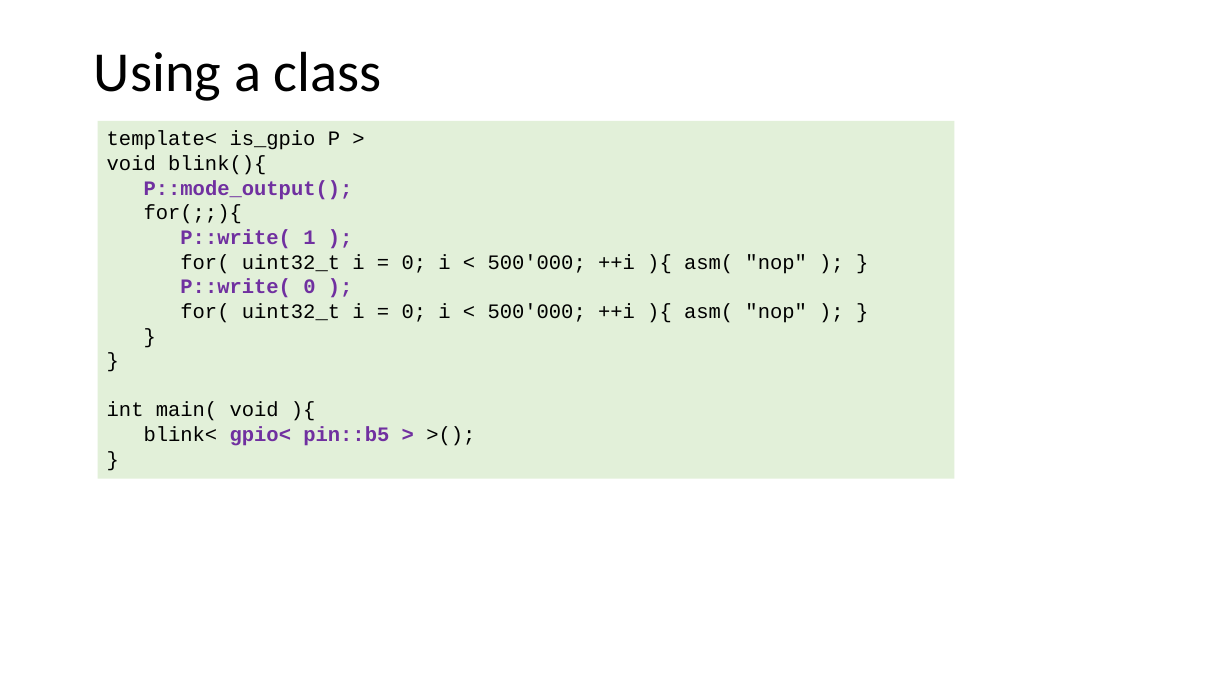
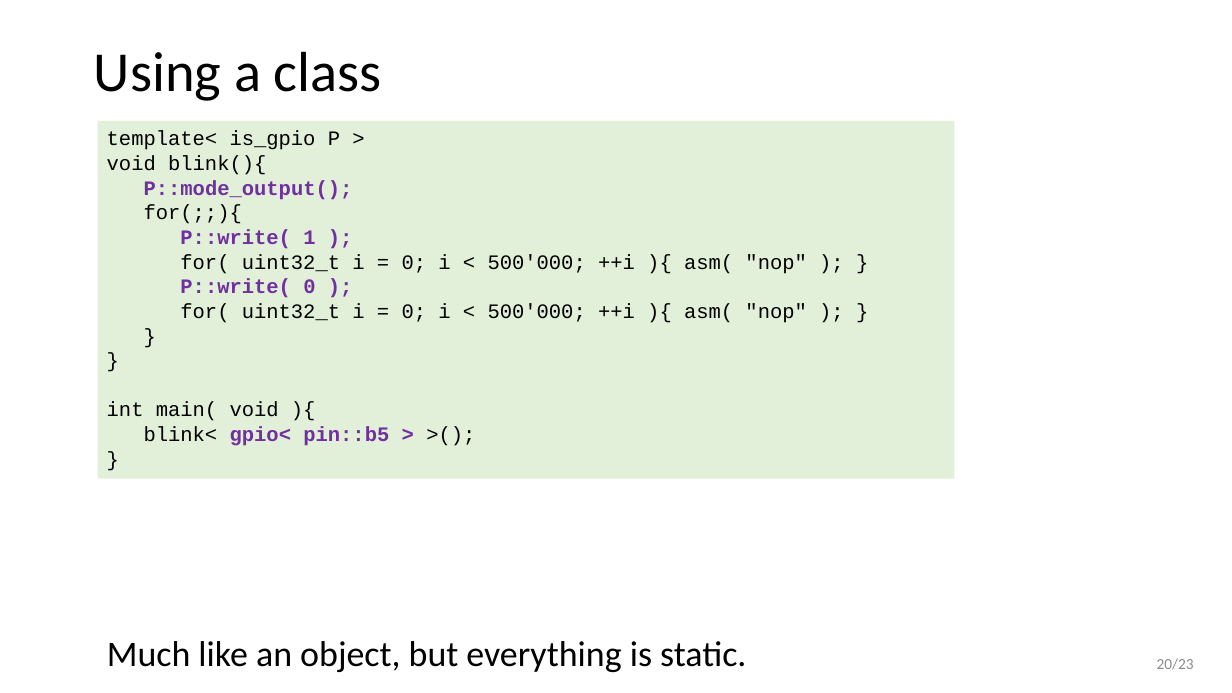
Before and after one commit to wovo/talk-gpio-abstractions, a slide deck: slide 20 of powerpoint/gpio-abstractions.pptx. Drawn at 1232x693 pixels with LibreOffice and Linux fonts; fonts in the diff are those of the drawing. Boxes give left, top, right and bottom in pixels: in the first picture for what was removed or moved away, otherwise in the second. Text is boxed around its words. In the diff, an @@ line names an element or a change of style, - is before the commit and + after.

```diff
--- a/powerpoint/gpio-abstractions.pptx
+++ b/powerpoint/gpio-abstractions.pptx
@@ text added at box(107, 641, 746, 672), 28 pt, text #000000 @@
+Much like an object, but everything is static.
@@ page number added at box(1157, 658, 1194, 670), 12 pt, text #8C8C8C @@
+20/23
```
Also in this commit, not shown: 22 other slides changed, 2 other files.
